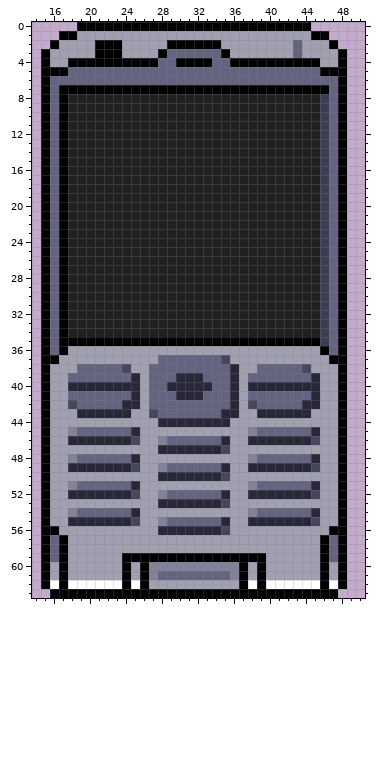
Pixel-art sprite: assets/graphics/phones/Sony_Ericsson_P990.png. Above is the file before it was changed.
The file is 64x64 pixels. Colours within 5 levels of each other are drawn and written as one. Shown: x 14..50, y 0..63.
Once edited:
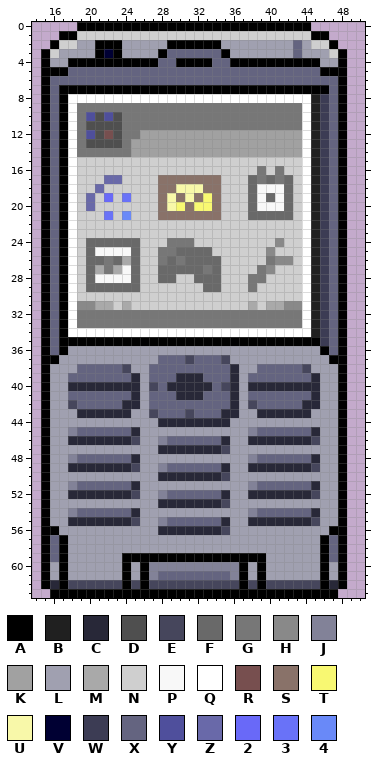
Palette (. is transparent): A #000000  B #202020  C #282838  D #4f4f4f  E #46465c  F #696969  G #777777  H #898989  J #828298  K #a1a1a1  L #a0a0b0  M #a9a9a9  N #cfcfcf  P #f8f8f8  Q #ffffff  R #774f4f  S #897269  T #f8f872  U #f8f8a9  V #000033  W #3c3c54  X #646480  Y #4f4f9c  Z #6969a9  2 #6969f8  3 #6972f8  4 #6989f8
From old to new:
y 1: x 19..44 LLLLLLLLLLLLLLLLLLLLLLLLLL -> NNNNNNNNNNNNNNNNNNNNNNNNNN
y 2: x 17..18 LL -> NN; x 45..46 LL -> NN
y 3: x 16 L -> N; x 22 A -> V; x 47 L -> N
y 8: x 18..44 BBBBBBBBBBBBBBBBBBBBBBBBBBB -> QQQQQQQQQQQQQQQQQQQQQQQQQQQ
y 9: x 18..44 BBBBBBBBBBBBBBBBBBBBBBBBBBB -> QGGGGGGGGGGGGGGGGGGGGGGGGGQ
y 10: x 18..44 BBBBBBBBBBBBBBBBBBBBBBBBBBB -> QGYDYDGGGGGGGGGGGGGGGGGGGGQ
y 11: x 18..44 BBBBBBBBBBBBBBBBBBBBBBBBBBB -> QGDDDDGGGGGGGGGGGGGGGGGGGGQ
y 12: x 18..44 BBBBBBBBBBBBBBBBBBBBBBBBBBB -> QGYDRDGGKKKKKKKKKKKKKKKKKKQ
y 13: x 18..44 BBBBBBBBBBBBBBBBBBBBBBBBBBB -> QGDDDDGKKKKKKKKKKKKKKKKKKKQ
y 14: x 18..44 BBBBBBBBBBBBBBBBBBBBBBBBBBB -> QGGGGGGKKKKKKKKKKKKKKKKKKKQ
y 15: x 18..44 BBBBBBBBBBBBBBBBBBBBBBBBBBB -> QNNNNNNNNNNNNNNNNNNNNNNNNNQ
y 16: x 18..44 BBBBBBBBBBBBBBBBBBBBBBBBBBB -> QNNNNNNNNNNNNNNNNNNNNGNGNNQ
y 17: x 18..44 BBBBBBBBBBBBBBBBBBBBBBBBBBB -> QNNNZZNNNNSSSSSSSNNNFGFGFNQ
y 18: x 18..44 BBBBBBBBBBBBBBBBBBBBBBBBBBB -> QNNZNNNNNNSSUUUSSNNNFPPPFNQ
y 19: x 18..44 BBBBBBBBBBBBBBBBBBBBBBBBBBB -> QNZN2N3NNNSUSUSTSNNNFPFPFNQ
y 20: x 18..44 BBBBBBBBBBBBBBBBBBBBBBBBBBB -> QNZNNNNNNNSUTSTTSNNNFPPPFNQ
y 21: x 18..44 BBBBBBBBBBBBBBBBBBBBBBBBBBB -> QNNN3N4NNNSSSSSSSNNNFFFFFNQ
y 22..23: x 18..44 BBBBBBBBBBBBBBBBBBBBBBBBBBB -> QNNNNNNNNNNNNNNNNNNNNNNNNNQ
y 24: x 18..44 BBBBBBBBBBBBBBBBBBBBBBBBBBB -> QNFFFFFFNNNGGGNNNNNNNNNHNNQ
y 25: x 18..44 BBBBBBBBBBBBBBBBBBBBBBBBBBB -> QNFPPPPFNNGGFFFFNNNNNNHNNNQ
y 26: x 18..44 BBBBBBBBBBBBBBBBBBBBBBBBBBB -> QNFFGFMFNNGFGFFFFNNNNNGHHNQ
y 27: x 18..44 BBBBBBBBBBBBBBBBBBBBBBBBBBB -> QNFMGMPFNNFFFFFGFNNNNGHNNNQ
y 28: x 18..44 BBBBBBBBBBBBBBBBBBBBBBBBBBB -> QNFPPPPFNNFFNNFFFNNNGGNNNNQ
y 29: x 18..44 BBBBBBBBBBBBBBBBBBBBBBBBBBB -> QNFFFFFFNNNNNNNFFNNNGNNNNNQ
y 30: x 18..44 BBBBBBBBBBBBBBBBBBBBBBBBBBB -> QNNNNNNNNNNNNNNNNNNNNNNNNNQ
y 31: x 18..44 BBBBBBBBBBBBBBBBBBBBBBBBBBB -> QHHMMNMNNNNNNNNNNNNNMNMMHHQ
y 32..33: x 18..44 BBBBBBBBBBBBBBBBBBBBBBBBBBB -> QGGGGGGGGGGGGGGGGGGGGGGGGGQ
y 34: x 18..44 BBBBBBBBBBBBBBBBBBBBBBBBBBB -> QQQQQQQQQQQQQQQQQQQQQQQQQQQ
y 37: x 31 X -> E
y 40: x 27 X -> E; x 35 X -> E
y 43: x 31 X -> E
y 62: x 16 Q -> C; x 18..23 QQQQQQ -> EEEEEE; x 25 Q -> E; x 27..36 LLLLLLLLLL -> EEEEEEEEEE; x 38 Q -> E; x 40..45 QQQQQQ -> EEEEEE; x 47 Q -> C
